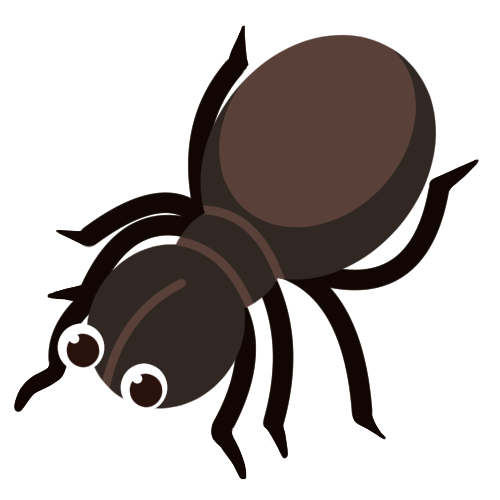
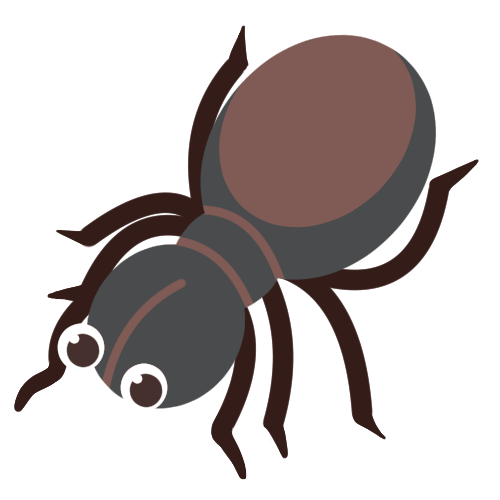
Two versions of the same layered image (500px x 500px). Layer-by-layer changes:
added layer "땅거미" above "Layer 0" over [14, 25, 479, 480]
hid "Layer 0" over [14, 25, 479, 480]
